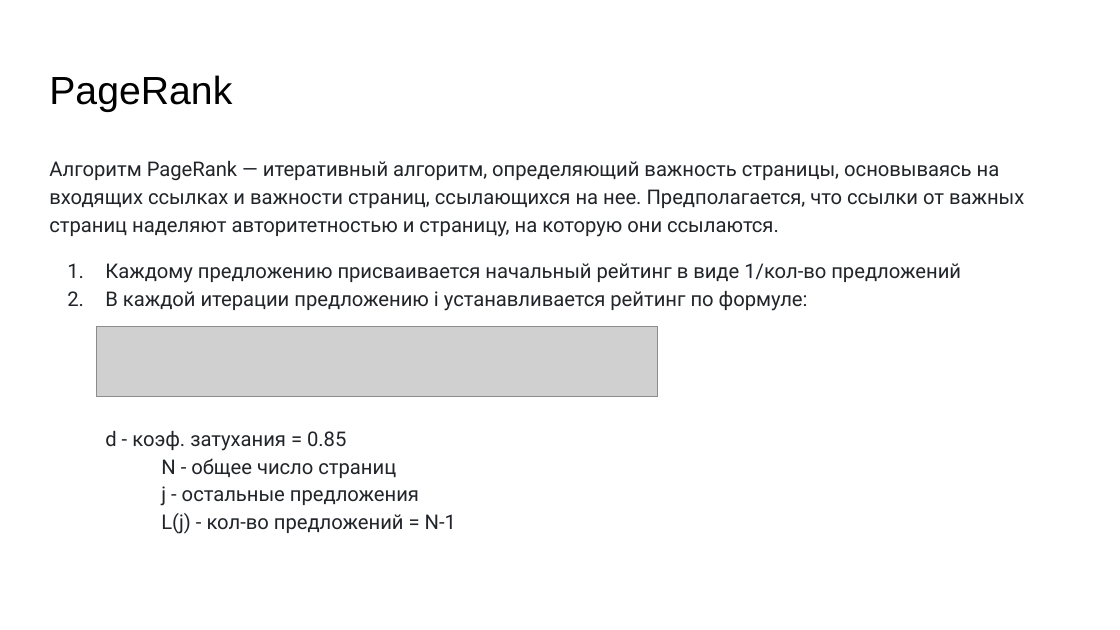
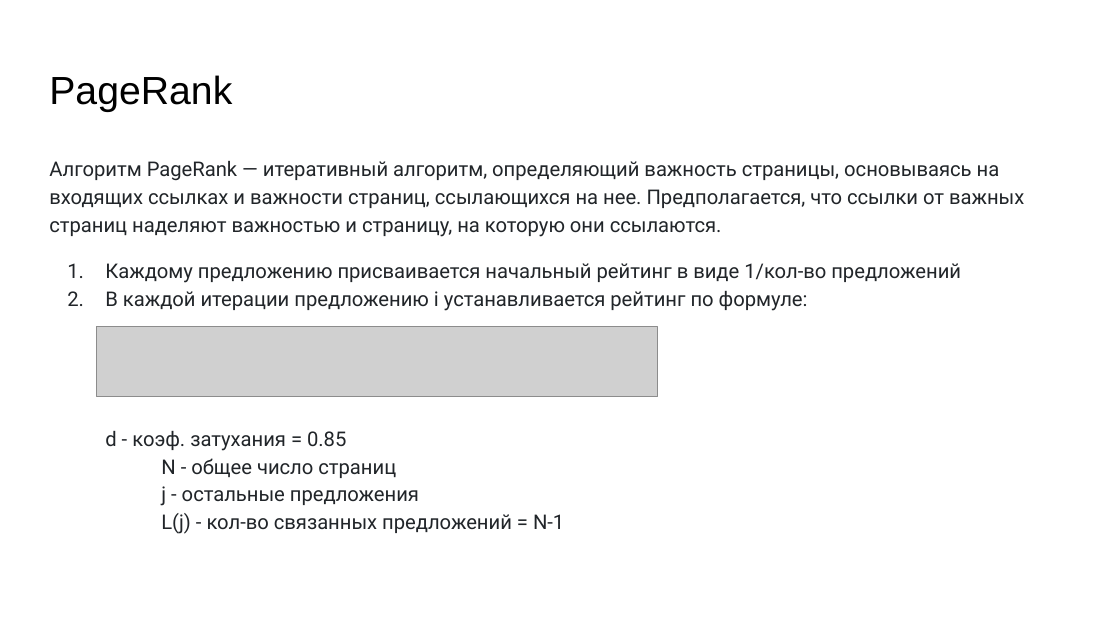
Before and after one commit to IvanEfremovSPBU/Text-Summarization, a slide deck: slide 12 of Суммаризация.pptx. Drawn at 1120x630 pixels with LibreOffice and Linux fonts; fonts in the diff are those of the drawing; grey boxes stand for pictures. Boxes give left, top, right and bottom in pixels: in the first picture for what was removed or moved away, otherwise in the second. Text is boxed around its words. In the diff, an @@ line names an element or a change of style, - is before the commit and + after.

```diff
--- a/Суммаризация.pptx
+++ b/Суммаризация.pptx
@@ text at (x1=49, y1=161, x2=1024, y2=237): text changed @@
-Алгоритм PageRank — итеративный алгоритм, определяющий важность страницы, основываясь на входящих ссылках и важности страниц, ссылающихся на нее. Предполагается, что ссылки от важных страниц наделяют авторитетностью и страницу, на которую они ссылаются.
+Алгоритм PageRank — итеративный алгоритм, определяющий важность страницы, основываясь на входящих ссылках и важности страниц, ссылающихся на нее. Предполагается, что ссылки от важных страниц наделяют важностью и страницу, на которую они ссылаются.
@@ text at (x1=105, y1=431, x2=564, y2=534): text changed @@
-d - коэф. затухания = 0.85
-N - общее число страниц
-j - остальные предложения
-L(j) - кол-во предложений = N-1
+d - коэф. затухания = 0.85
+N - общее число страниц
+j - остальные предложения
+L(j) - кол-во связанных предложений = N-1
```
Also in this commit, not shown: 8 other slides changed, 2 other files.
